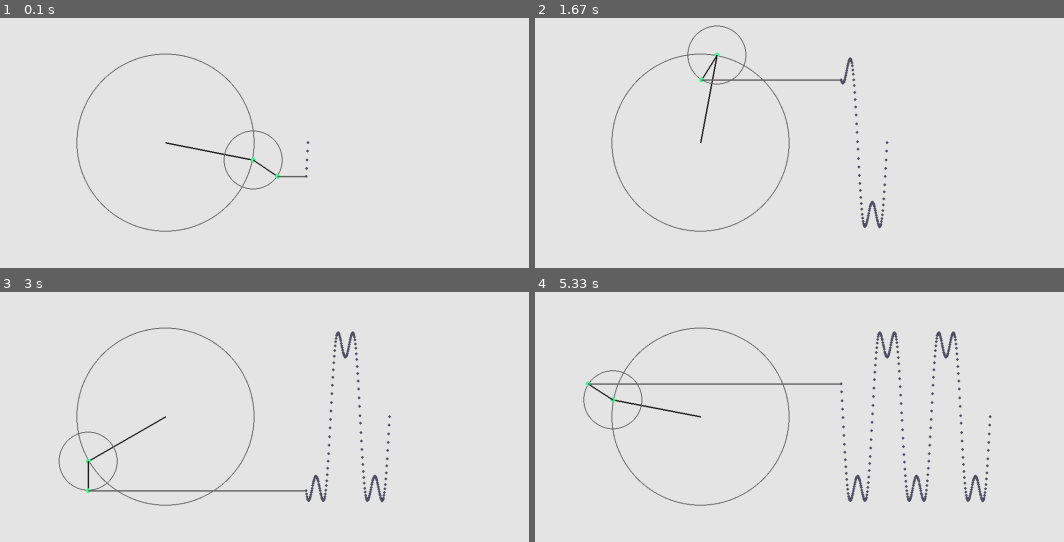
Above: before the commit, frames 1-4 (two rows, left to right).
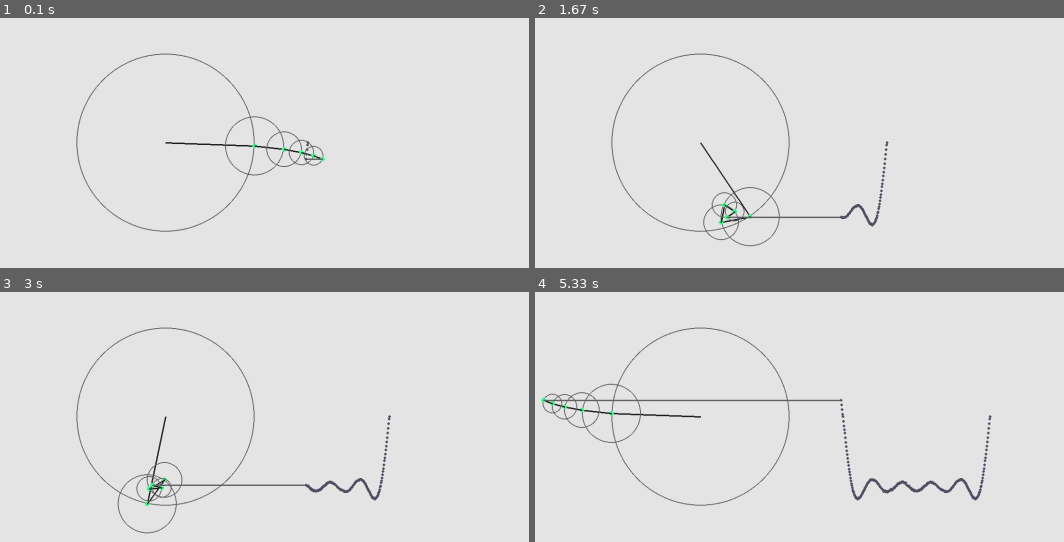
Above: after the commit, the same moments.

Repository: Josephbakulikira/Fourier-Series-with-python-pygame-
Game: pygame game, started from main.py
Two runs of this game, one before a commit and one after it. Both use one fixed random seed, a clock stepped at 60 frames per second and the inputs below.
Inputs:
- Up to frame 1 (0.1 s): no input
- Up to frame 2 (1.67 s): no input
- Up to frame 3 (3 s): no input
- Up to frame 4 (5.33 s): no input

The runs differ from the first frame. In frame 1, 1.2% of the frame differs, in the area x 31-62%, y 39-69%; in frame 2, 2.1%; in frame 3, 2.6%; in frame 4, 3.9%, in the area x 1-87%, y 15-85%.

Commit message:
add comment at the top

Diff:
--- a/main.py
+++ b/main.py
@@ -1,3 +1,9 @@
+"""
+subscribe to my youtube channel
+
+https://www.youtube.com/channel/UCjPk9YDheKst1FlAf_KSpyA
+
+"""
 import pygame
 import random
 import time
@@ -29,7 +35,7 @@
 wave_list = []
 offset = 300
 
-ITERATIONS = 2
+ITERATIONS = 5
 
 run=True
 while run:
@@ -63,7 +69,7 @@
 
     for index in range(len(wave_list)):
         pygame.draw.circle(screen, gray2, (index + pos_x + offset, wave_list[index]), 3)
-    time += 0.05
+    time += 0.01
 
     pygame.display.update()
 
